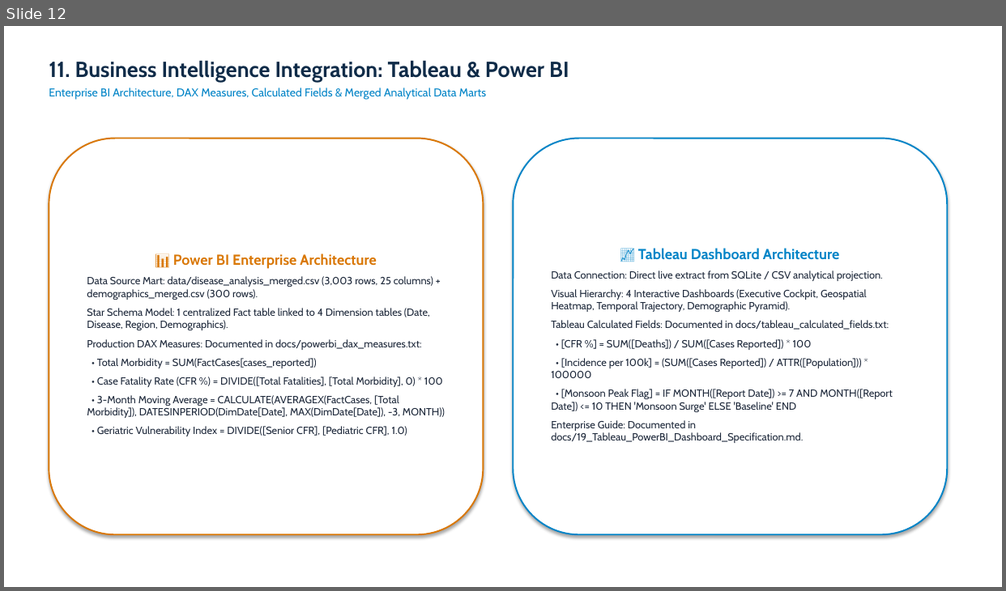
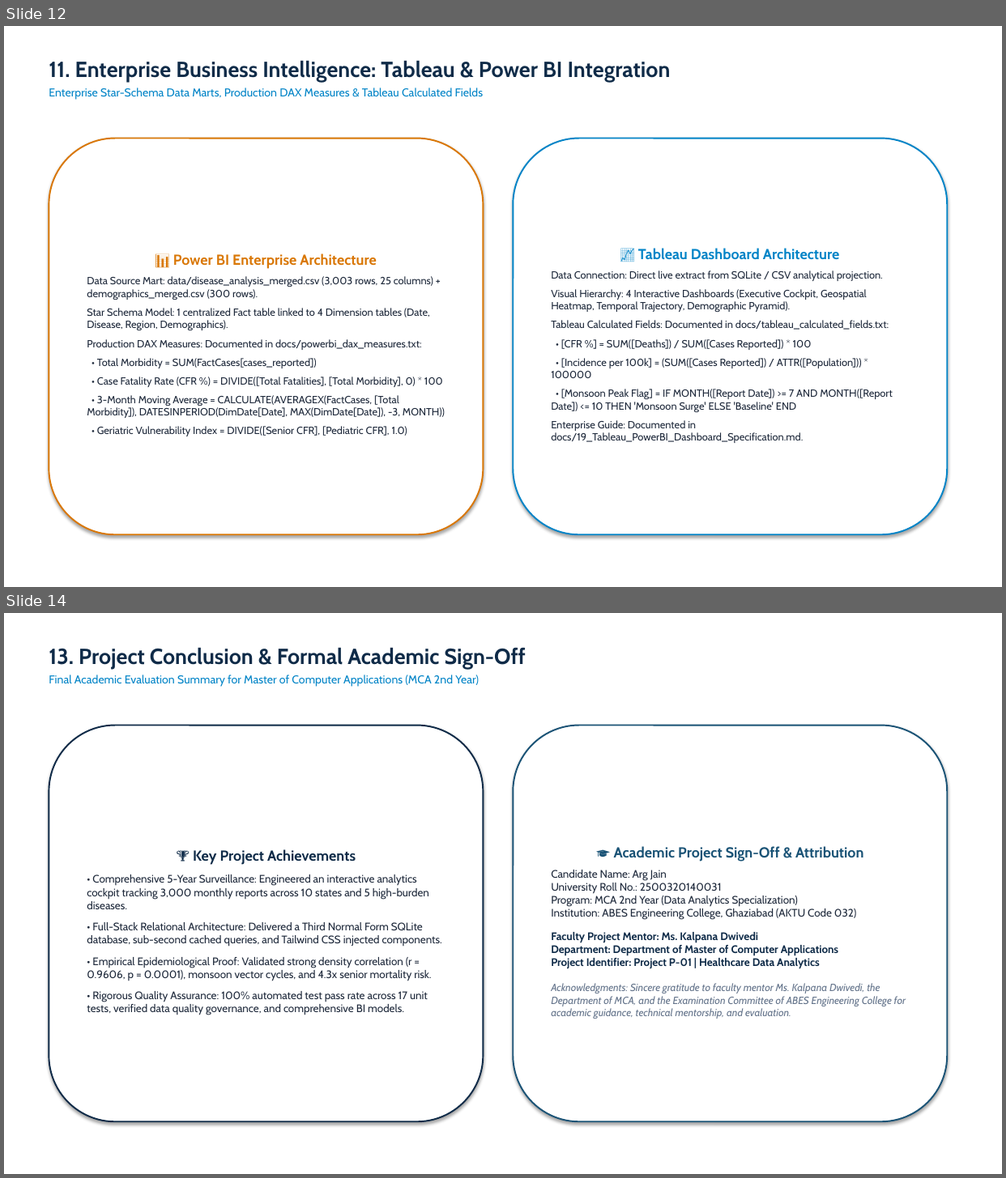
Before and after one commit to Argjain/2500320140031-disease-trend-analysis., a slide deck: docs/18_ArgJain_DiseaseTrendAnalysis_Presentation.pptx. Shown one above the other, each under a label of ours: slide 12 before the commit, slides 12 and 14 after it; the slides between them are not shown. The pictures are 1006x591 and 1006x1178 pixels, drawn with LibreOffice and Linux fonts; fonts in the diff are those of the drawing. Boxes give left, top, right and bottom in pixels: in the first picture for what was removed or moved away, otherwise in the second. Text is boxed around its words. In the diff, an @@ line names an element or a change of style, - is before the commit and + after.

Commit message:
docs: merge all 18 project documents into single master PDF and refine PPT for formal academic submission

```diff
--- a/docs/18_ArgJain_DiseaseTrendAnalysis_Presentation.pptx
+++ b/docs/18_ArgJain_DiseaseTrendAnalysis_Presentation.pptx
@@ slide 14 added at [4, 613, 1002, 1174], background #FFFFFF @@
@@ text added at [49, 647, 526, 687], 11 pt, text #0284C7 @@
+13. Project Conclusion & Formal Academic Sign-Off
+Final Academic Evaluation Summary for Master of Computer Applications (MCA 2nd Year)
@@ rounded rectangle added at [49, 726, 484, 1122], fill #FFFFFF, outline #0F2B48 1.5 pt, 10.5 pt, text #1E293B @@
+🏆 Key Project Achievements
+• Comprehensive 5-Year Surveillance: Engineered an interactive analytics cockpit tracking 3,000 monthly reports across 10 states and 5 high-burden diseases.
+• Full-Stack Relational Architecture: Delivered a Third Normal Form SQLite database, sub-second cached queries, and Tailwind CSS injected components.
+• Empirical Epidemiological Proof: Validated strong density correlation (r = 0.9606, p = 0.0001), monsoon vector cycles, and 4.3x senior mortality risk.
+• Rigorous Quality Assurance: 100% automated test pass rate across 17 unit tests, verified data quality governance, and comprehensive BI models.
@@ rounded rectangle added at [513, 726, 948, 1122], fill #FFFFFF, outline #1A5376 1.5 pt, 10.5 pt, text #64748B @@
+🎓 Academic Project Sign-Off & Attribution
+Candidate Name: Arg Jain
+University Roll No.: 2500320140031
+Program: MCA 2nd Year (Data Analytics Specialization)
+Institution: ABES Engineering College, Ghaziabad (AKTU Code 032)
+Faculty Project Mentor: Ms. Kalpana Dwivedi
+Department: Department of Master of Computer Applications
+Project Identifier: Project P-01 | Healthcare Data Analytics
+Acknowledgments: Sincere gratitude to faculty mentor Ms. Kalpana Dwivedi, the Department of MCA, and the Examination Committee of ABES Engineering College for academic guidance, technical mentorship, and evaluation.
@@ slide 12 changed as well @@
@@ text at [49, 60, 671, 100]: text changed @@
-11. Business Intelligence Integration: Tableau & Power BI
-Enterprise BI Architecture, DAX Measures, Calculated Fields & Merged Analytical Data Marts
+11. Enterprise Business Intelligence: Tableau & Power BI Integration
+Enterprise Star-Schema Data Marts, Production DAX Measures & Tableau Calculated Fields
```
Also in this commit, not shown: 11 other slides changed, 1 other slide added, 2 slides removed, 19 other files.
